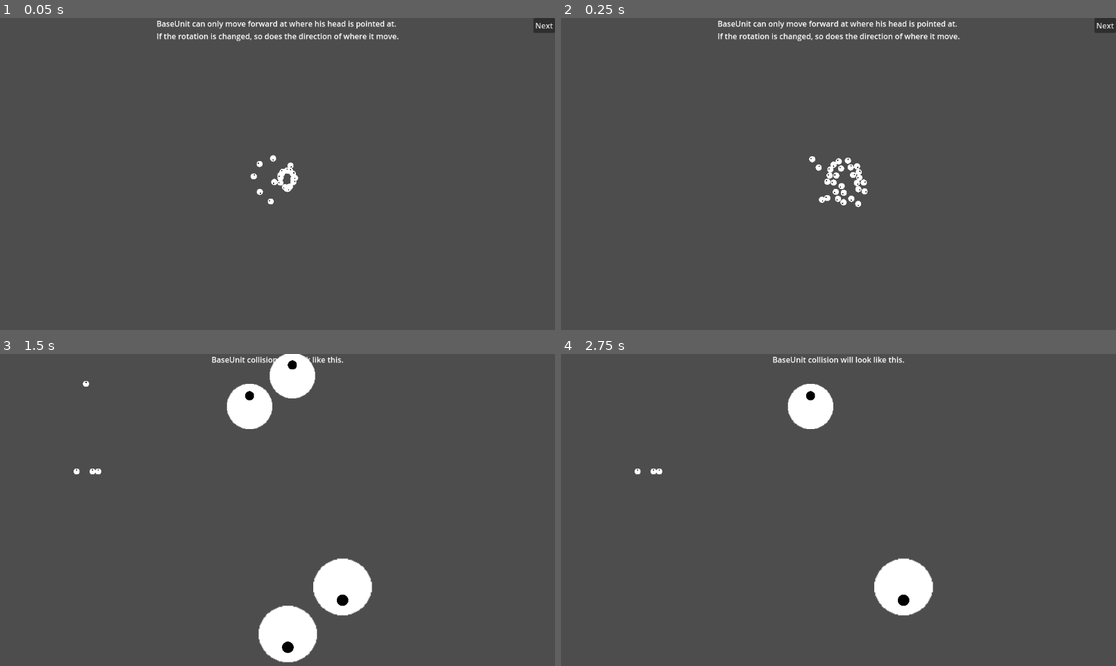
Above: before the commit, frames 1-4 (two rows, left to right).
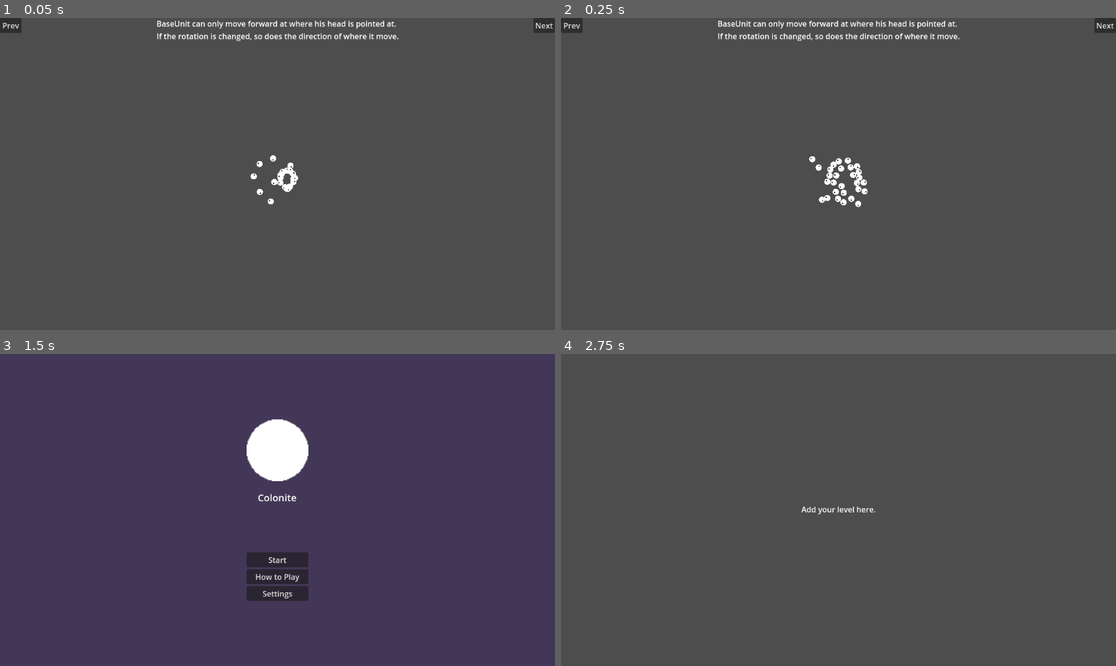
Above: after the commit, the same moments.

Repository: rahmatnazali/colonite
Game: Godot game, scene res://debug/base_unit_2_movement.tscn
Same seed, same stepped clock (60 frames per second), same inputs: the game is played once before the commit and once after it. This scene is started directly instead of the project's main scene.
Inputs (mouse positions are in pixels of both pictures, inside the frame that each line leads up to):
- Up to frame 1 (0.05 s): no input
- Up to frame 2 (0.25 s): no input
- Up to frame 3 (1.5 s): click "Next" (after the commit: "Prev") at 0.5 s; click (11, 360) at 1.25 s, where only the run after the commit has a clickable "Prev"
- Up to frame 4 (2.75 s): click (838, 559) at 2 s, where only the run after the commit has a clickable "Start"

The runs differ from the first frame. In frame 1, 0.2% of the frame differs, in the area x 0-4%, y 0-5%; in frame 2, 0.2%; in frame 3, 8.8%, in the area x 13-68%, y 0-99%; in frame 4, 2.9%.

Commit message:
Add navigation button between debug scene

Diff:
--- a/debug/base_unit_1_appearance.tscn
+++ b/debug/base_unit_1_appearance.tscn
@@ -40,3 +40,10 @@
 grow_horizontal = 0
 text = "Next"
 target_scene = "res://debug/base_unit_2_movement.tscn"
+
+[node name="ButtonScene2" parent="." instance=ExtResource("2_2q1h4")]
+layout_mode = 1
+offset_right = 45.0
+offset_bottom = 31.0
+text = "Prev"
+target_scene = "res://menu/main_menu.tscn"
--- a/debug/base_unit_2_movement.tscn
+++ b/debug/base_unit_2_movement.tscn
@@ -48,6 +48,13 @@
 text = "Next"
 target_scene = "res://debug/base_unit_3_collision.tscn"
 
+[node name="ButtonScene2" parent="." instance=ExtResource("3_21b87")]
+layout_mode = 1
+offset_right = 45.0
+offset_bottom = 31.0
+text = "Prev"
+target_scene = "res://debug/base_unit_1_appearance.tscn"
+
 [node name="BaseUnitCircular" parent="." instance=ExtResource("2_yb8a0")]
 position = Vector2(571, 336)
 rotation = 3.14159
--- a/debug/base_unit_3_collision.tscn
+++ b/debug/base_unit_3_collision.tscn
@@ -1,7 +1,8 @@
-[gd_scene load_steps=3 format=3 uid="uid://dq84ca0abiawl"]
+[gd_scene load_steps=4 format=3 uid="uid://dq84ca0abiawl"]
 
 [ext_resource type="PackedScene" uid="uid://cng8yewksr3xk" path="res://components/unit/base_unit.tscn" id="1_1mtdl"]
 [ext_resource type="Script" path="res://debug/base_unit_3_collision.gd" id="1_1wh30"]
+[ext_resource type="PackedScene" uid="uid://r275w3l6osq3" path="res://components/ui/button_scene.tscn" id="2_xt54d"]
 
 [node name="base_unit_3_collision" type="Control"]
 layout_mode = 3
@@ -22,6 +23,13 @@
 offset_bottom = 26.0
 grow_horizontal = 2
 text = "BaseUnit collision will look like this."
+
+[node name="ButtonScene" parent="." instance=ExtResource("2_xt54d")]
+layout_mode = 0
+offset_right = 62.0
+offset_bottom = 31.0
+text = "Prev"
+target_scene = "res://debug/base_unit_2_movement.tscn"
 
 [node name="BaseUnit" parent="." instance=ExtResource("1_1mtdl")]
 position = Vector2(591, 480)
